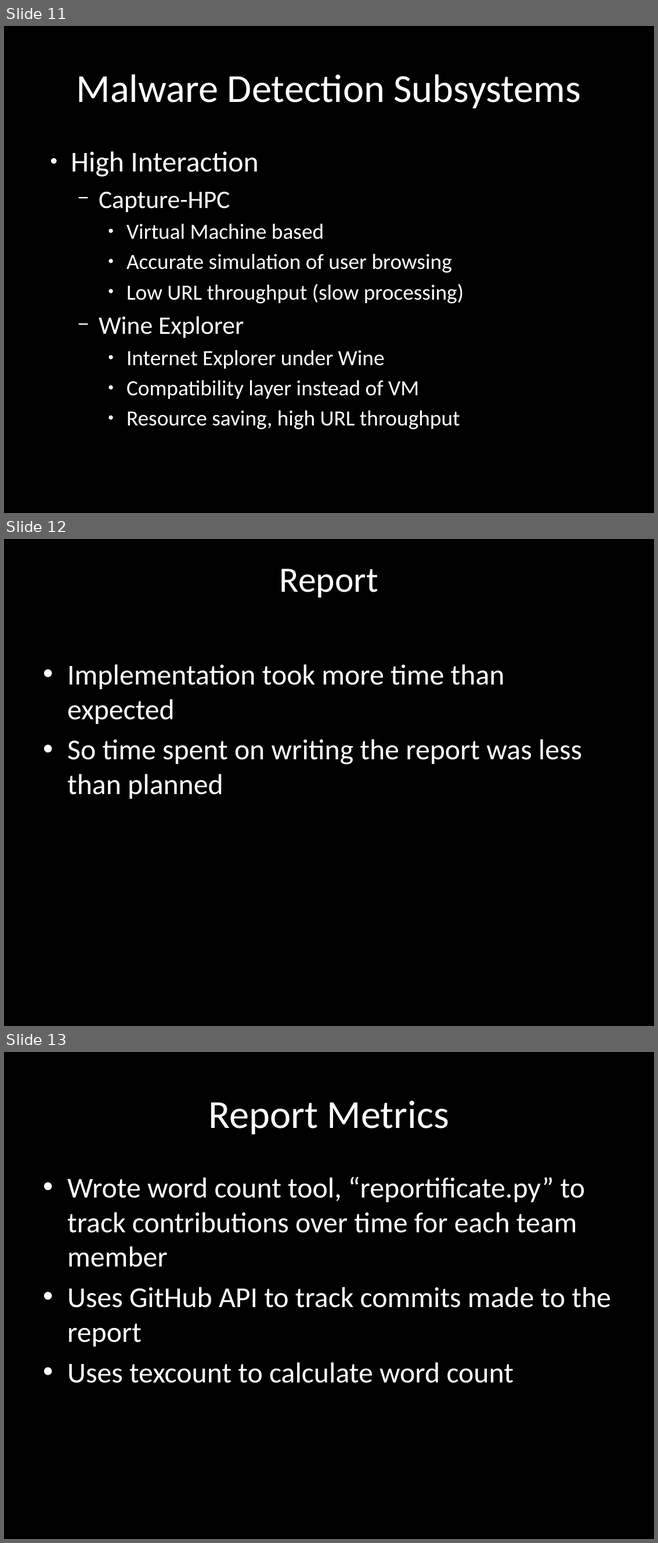
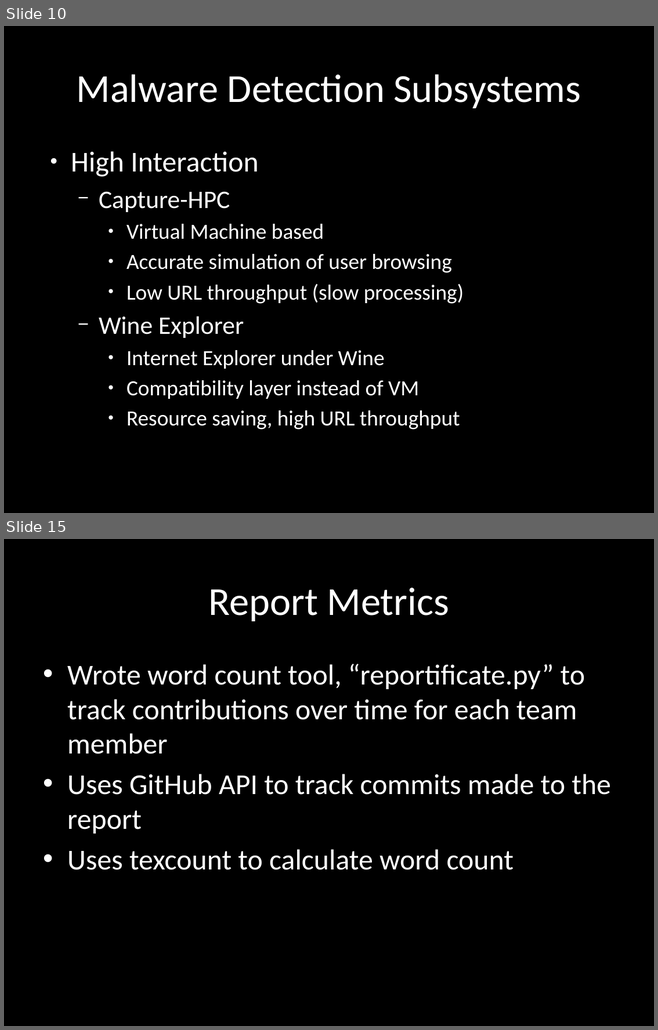
Before and after one commit to chrissorchard/malucrawl, a slide deck: doc/pres3/wk12-progress.pptx. Shown one above the other, each under a label of ours: slides 11, 12 and 13 before the commit, slides 10 and 15 after it; the slides between them are not shown. The pictures are 658x1543 and 658x1030 pixels, drawn with LibreOffice and Linux fonts; fonts in the diff are those of the drawing; background and template pictures are left out. Boxes give left, top, right and bottom in pixels: in the first picture for what was removed or moved away, otherwise in the second. Text is boxed around its words. In the diff, an @@ line names an element or a change of style, - is before the commit and + after.

Commit message:
Re-structured final report

```diff
--- a/doc/pres3/wk12-progress.pptx
+++ b/doc/pres3/wk12-progress.pptx
@@ slide 12 removed at [4,539,654,1026], background picture (left out) @@
@@ title removed at [280,569,378,598] @@
-Report
@@ text removed at [67,664,582,799] @@
-• Implementation took more time than expected
-• So time spent on writing the report was less than planned
@@ what was slide 11 is now slide 10 @@
@@ what was slide 13 is now slide 15 @@
```
Also in this commit, not shown: 6 slides changed, 6 slides added, 3 other slides removed.
